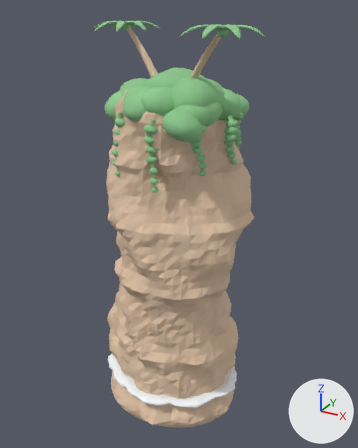
One commit to the OBJ model assets/meshes/SharkBaitSeaStack.obj: the scene before it, then after it.
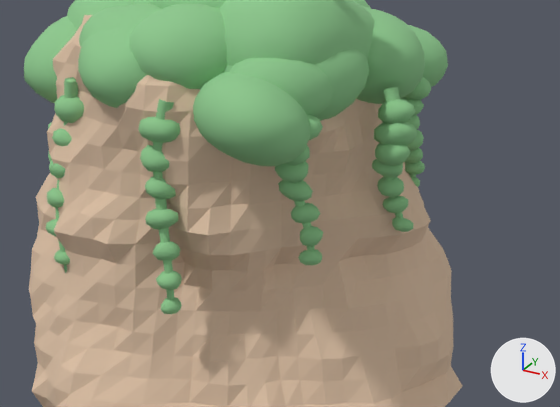
Each version appears first whole from a 50 mm camera at (27.9, -48.5, 49.5) aimed at (1.0, 0.4, 25.1), and next in a close-up on the part from 27% to 80% of the width and 19% to 50% of the height. The axes (+X, +Y, +Z) are drawn at lower right. The lights are the same throughout. The last two pictures show the newer version. Where no turn or scale is listed for an object, it has been applied to the vertices. Vertices at exactly the same position are counted once.

The first close-up shows 'Jungle', 'Rock'.
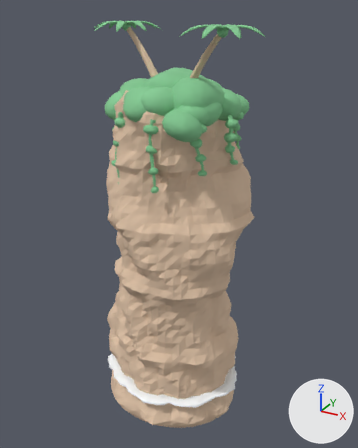
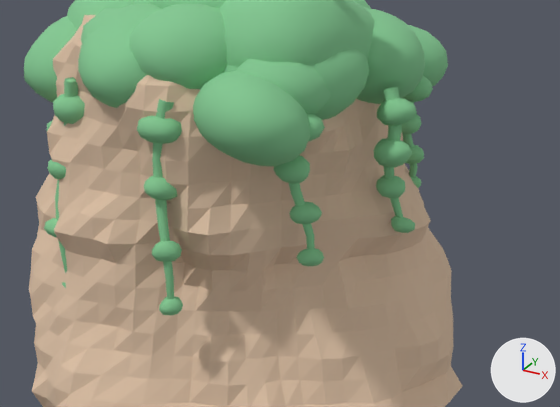
The change, as JSON lines over the scene's bpy script:
```json
{"block": "me_jungle", "where": "# used by ob_jungle; location = (0.0, 0.0, 0.0)"}
{"op": "remove", "block": "me_jungle", "code": "me_jungle.from_pydata(...)  # 10152 vertices, 19824 faces; spans x -10.4..12.5, y -9.0..7.4, z 28.2..48.0"}
{"op": "add", "block": "me_jungle", "code": "me_jungle.from_pydata(...)  # 8058 vertices, 15744 faces; spans x -10.4..12.5, y -9.0..7.4, z 28.2..48.0"}
{"block": "me_jungle", "change": "me_jungle part 1: 23 loose pieces with 966 vertices, spanning x -7.2..8.7, y -6.8..6.5, z 29.7..38.1, are deleted"}
{"block": "me_jungle", "change": "me_jungle part 2: 13 vertices moved from x -7.4..8.6, y -5.9..5.6, z 32.1..40.8 to x -7.4..8.7, y -5.9..5.6, z 32.1..40.8; 1140 vertices removed from x -7.0..7.5, y -6.5..6.3, z 35.8..41.6; 12 vertices added at x 1.0..7.2, y -6.3..5.8, z 35.8..38.9"}
{"block": "me_jungle", "change": "other edits to the shape of me_jungle do not show in these pictures"}
```

Location of each change, (x1, y1, x2, y2) in pixels of the close-ups (560 x 407 px):
```json
{"object": "Jungle", "change": "reshaped", "before": [24, 0, 448, 314], "after": [24, 0, 448, 315]}
{"part": 1, "of": "me_jungle", "change": "deleted", "before": [47, 122, 425, 290]}
{"part": 2, "of": "me_jungle", "change": "cut back", "before": [79, 6, 427, 186], "after": [144, 97, 425, 186], "on screen": "mostly hidden"}
```
